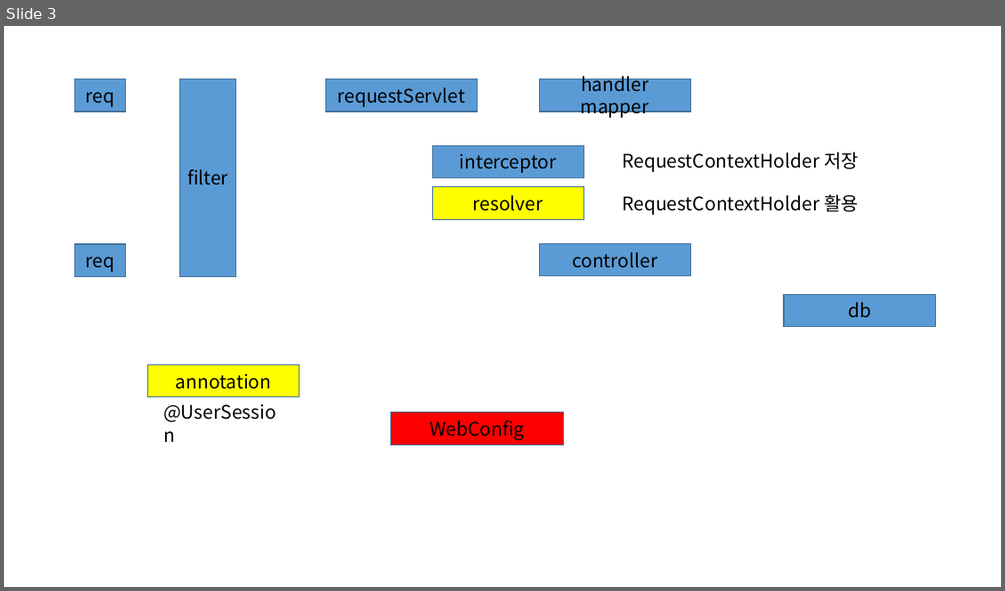
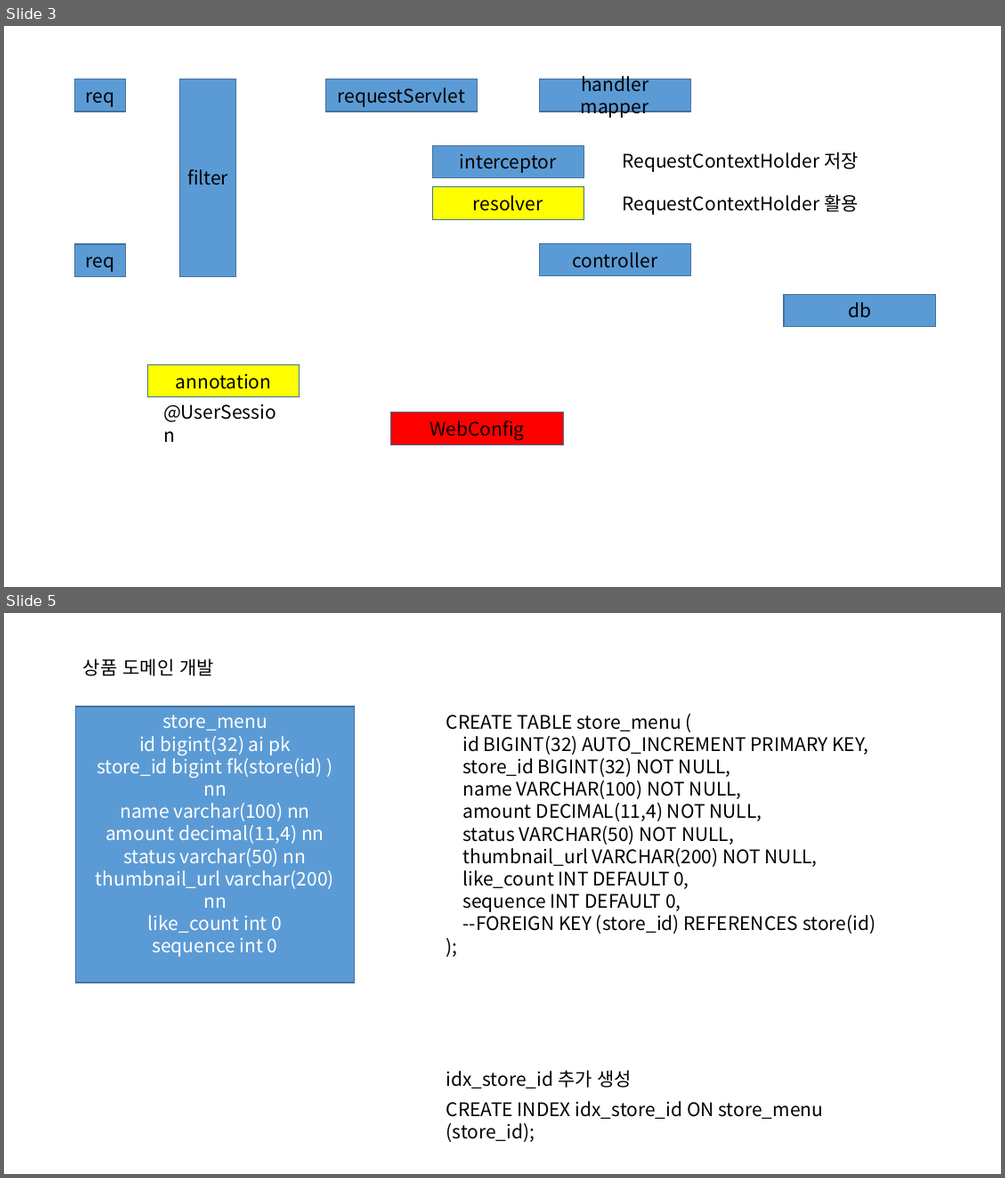
Before and after one commit to Goo-hyunwoo/delivery-service, a slide deck: 도메인 개발.pptx. Shown one above the other, each under a label of ours: slide 3 before the commit, slides 3 and 5 after it; the slides between them are not shown. The pictures are 1005x591 and 1005x1178 pixels, drawn with LibreOffice and Linux fonts; fonts in the diff are those of the drawing. Boxes give left, top, right and bottom in pixels: in the first picture for what was removed or moved away, otherwise in the second. Text is boxed around its words. In the diff, an @@ line names an element or a change of style, - is before the commit and + after.

Commit message:
[2023-12-22] store 도메인 개발

```diff
--- a/도메인 개발.pptx
+++ b/도메인 개발.pptx
@@ slide 5 added at <box>4,613,1001,1174</box>, background #FFFFFF @@
@@ text added at <box>83,658,214,676</box>, 18 pt, text #000000 @@
+상품 도메인 개발
@@ rectangle added at <box>76,706,354,982</box>, fill #5B9BD5, outline #43739E 1 pt, 18 pt, text #FFFFFF @@
+store_menu
+id bigint(32) ai pk
+store_id bigint fk(store(id) ) nn
+name varchar(100) nn
+amount decimal(11,4) nn
+status varchar(50) nn
+thumbnail_url varchar(200) nn
+like_count int 0
+sequence int 0
@@ text added at <box>446,714,875,933</box>, 18 pt, text #000000 @@
+CREATE TABLE store_menu (
+id BIGINT(32) AUTO_INCREMENT PRIMARY KEY,
+store_id BIGINT(32) NOT NULL,
+name VARCHAR(100) NOT NULL,
+amount DECIMAL(11,4) NOT NULL,
+status VARCHAR(50) NOT NULL,
+thumbnail_url VARCHAR(200) NOT NULL,
+like_count INT DEFAULT 0,
+sequence INT DEFAULT 0,
+--FOREIGN KEY (store_id) REFERENCES store(id)
+);
@@ text added at <box>446,1070,632,1088</box>, 18 pt, text #000000 @@
+idx_store_id 추가 생성
@@ text added at <box>446,1101,824,1142</box>, 18 pt, text #000000 @@
+CREATE INDEX idx_store_id ON store_menu (store_id);
```
Also in this commit, not shown: 1 other slide added, 11 other files.
